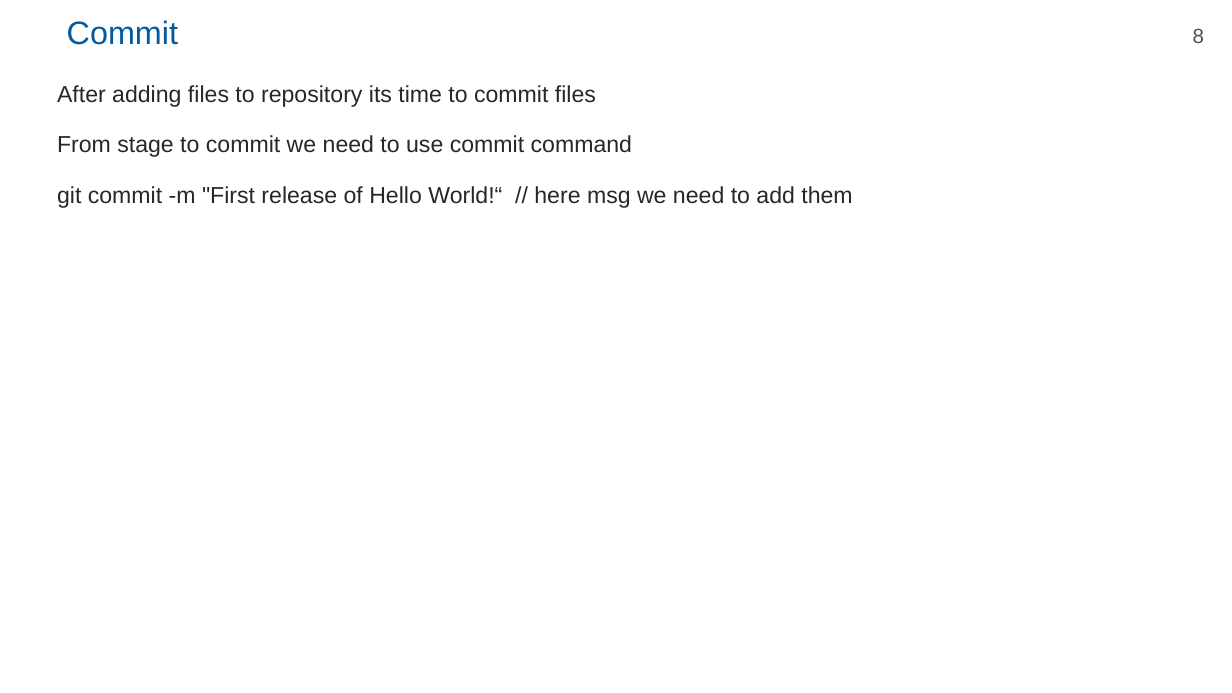
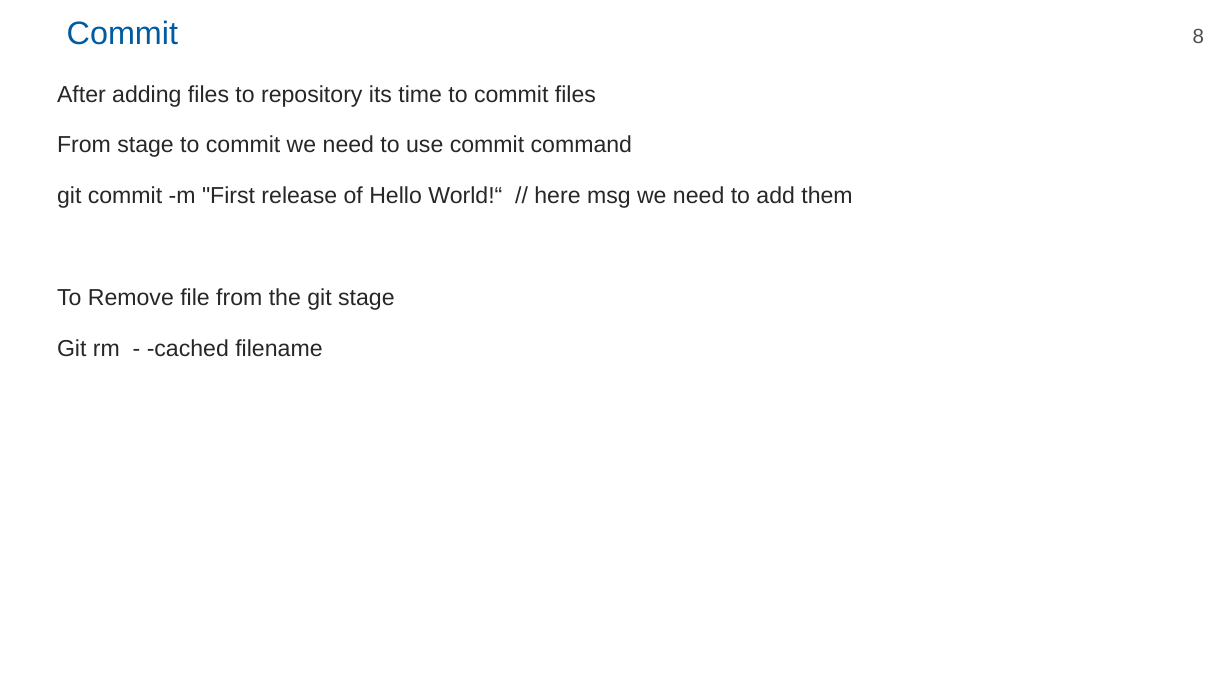
Before and after one commit to vimal-yash/git1409, a slide deck: slide 8 of Git1.pptx. Drawn at 1232x693 pixels with LibreOffice and Linux fonts; fonts in the diff are those of the drawing; background and template pictures are left out. Boxes give left, top, right and bottom in pixels: in the first picture for what was removed or moved away, otherwise in the second. Text is boxed around its words. In the diff, an @@ line names an element or a change of style, - is before the commit and + after.

Commit message:
2nd commit with git1.ppx at 3:10PM

```diff
--- a/Git1.pptx
+++ b/Git1.pptx
@@ text at [57, 288, 394, 357]: paragraphs added @@
+To Remove file from the git stage
+Git rm - -cached filename
```
